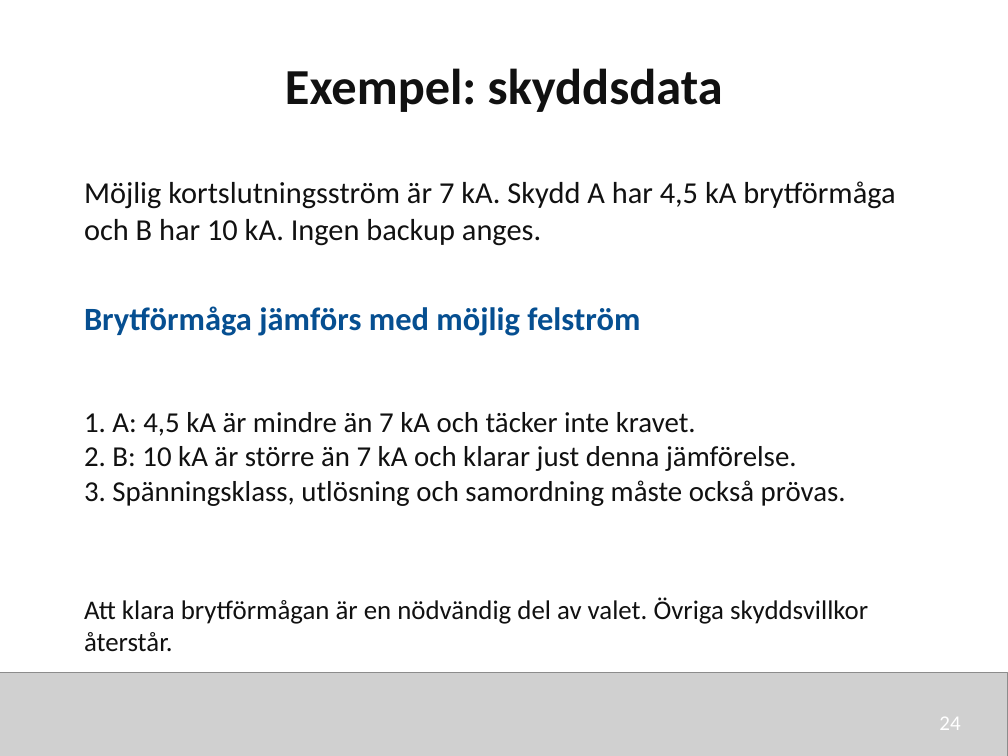
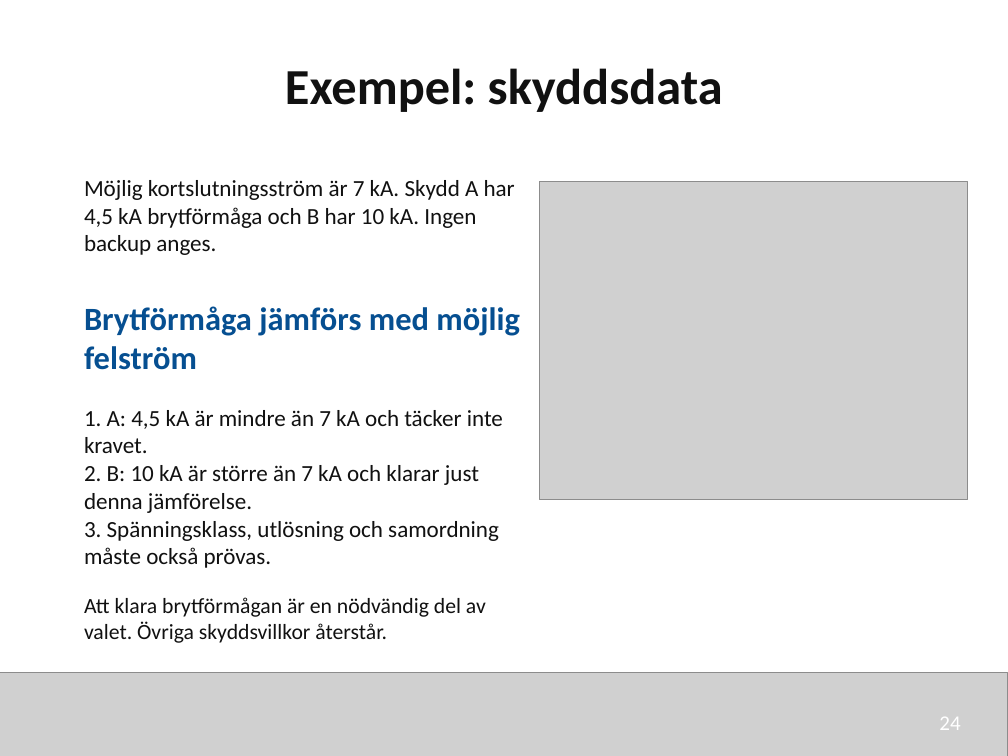
Before and after one commit to nj22az/nj22az.github.io, a slide deck: slide 24 of sjoskolan/vecka-43/aktuell/v43_01_Komponenter_och_skydd_elev.pptx. Drawn at 1008x756 pixels with LibreOffice and Linux fonts; fonts in the diff are those of the drawing; grey boxes stand for pictures. Boxes give left, top, right and bottom in pixels: in the first picture for what was removed or moved away, otherwise in the second. Text is boxed around its words. In the diff, an @@ line names an element or a change of style, - is before the commit and + after.

```diff
--- a/sjoskolan/vecka-43/aktuell/v43_01_Komponenter_och_skydd_elev.pptx
+++ b/sjoskolan/vecka-43/aktuell/v43_01_Komponenter_och_skydd_elev.pptx
@@ text "Möjlig kortslutningsström är 7 kA. ..." at [84,180,515,255]: size 21.8 to 16.5 pt @@
@@ picture added at [539,181,968,500] @@
@@ text "Brytförmåga jämförs med möjlig felström" rewrapped from [84,306,640,336] to [84,306,520,370] @@
@@ text "1. A: 4,5 kA är ..." at [84,410,503,568]: size 20.6 to 16.5 pt @@
@@ text "Att klara brytförmågan är en ..." at [84,597,486,643]: size 19.1 to 15.5 pt @@
```
Also in this commit, not shown: 8 other slides changed, 14 other files.
